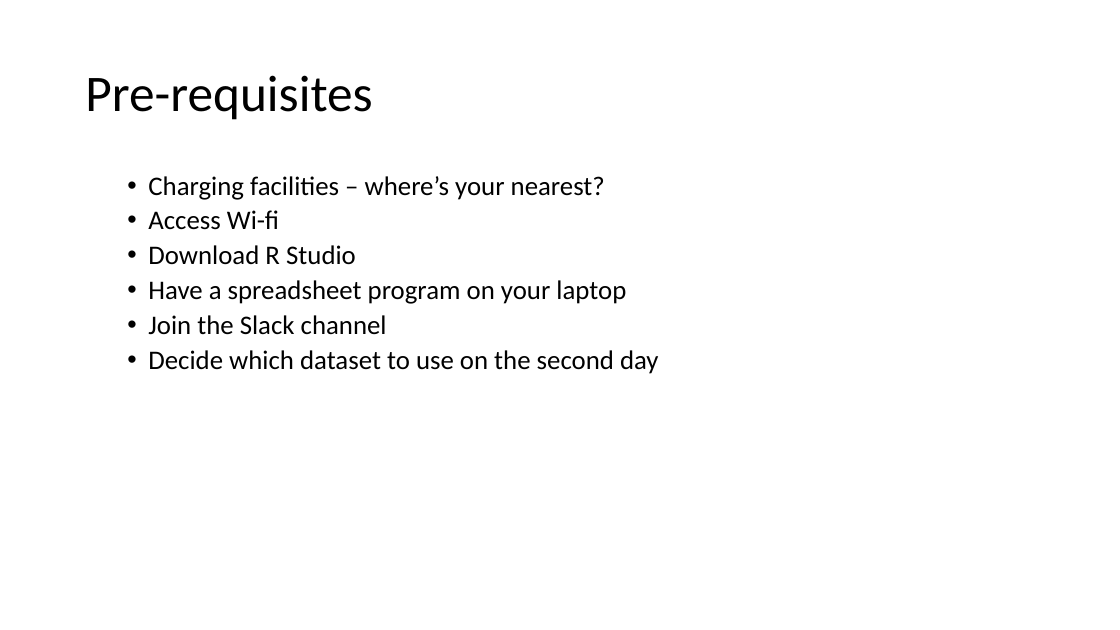
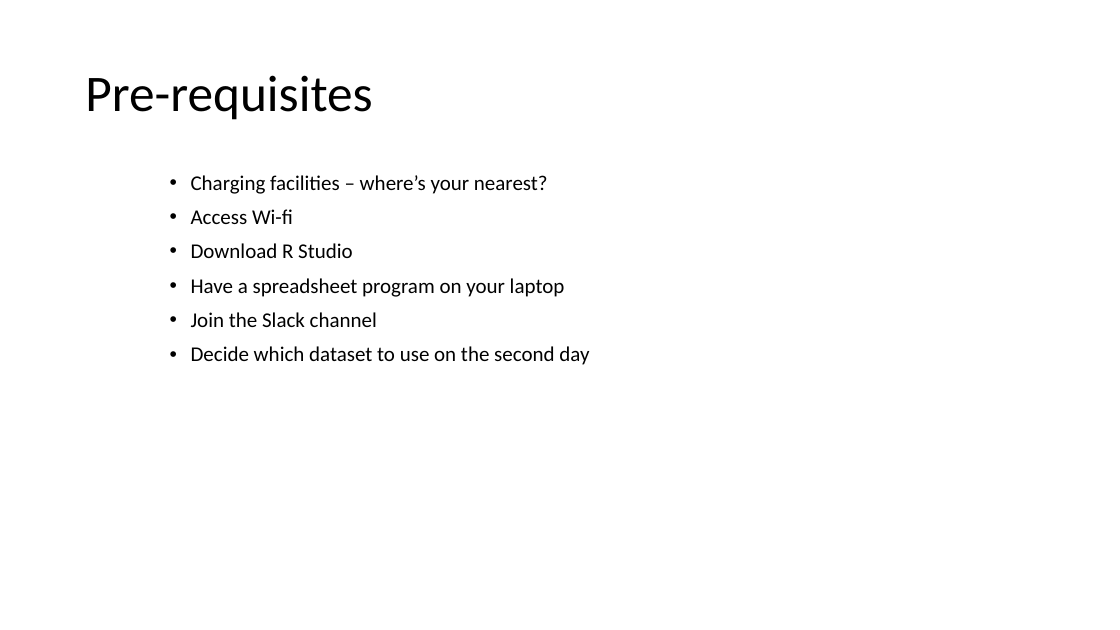
Before and after one commit to ClinicianCoders/ClinicianCoders, a slide deck: slide 4 of Workshops/WelcomePresentation_inperson.pptx. Drawn at 1120x630 pixels with LibreOffice and Linux fonts; fonts in the diff are those of the drawing. Boxes give left, top, right and bottom in pixels: in the first picture for what was removed or moved away, otherwise in the second. Text is boxed around its words. In the diff, an @@ line names an element or a change of style, - is before the commit and + after.

```diff
--- a/Workshops/WelcomePresentation_inperson.pptx
+++ b/Workshops/WelcomePresentation_inperson.pptx
@@ text "Charging facilities – where’s your ..." at (x1=191, y1=175, x2=589, y2=365): size 23 to 18 pt; list level 2 to 1 in "Charging facilities – where’s your ..."; list level 2 to 1 in "Access Wi-fi"; list level 2 to 1 in "Download R Studio"; list level 2 to 1 in "Have a spreadsheet program on ..."; list level 2 to 1 in "Join the Slack channel"; list level 2 to 1 in "Decide which dataset to use ..." @@
```
Also in this commit, not shown: 6 other slides changed.
